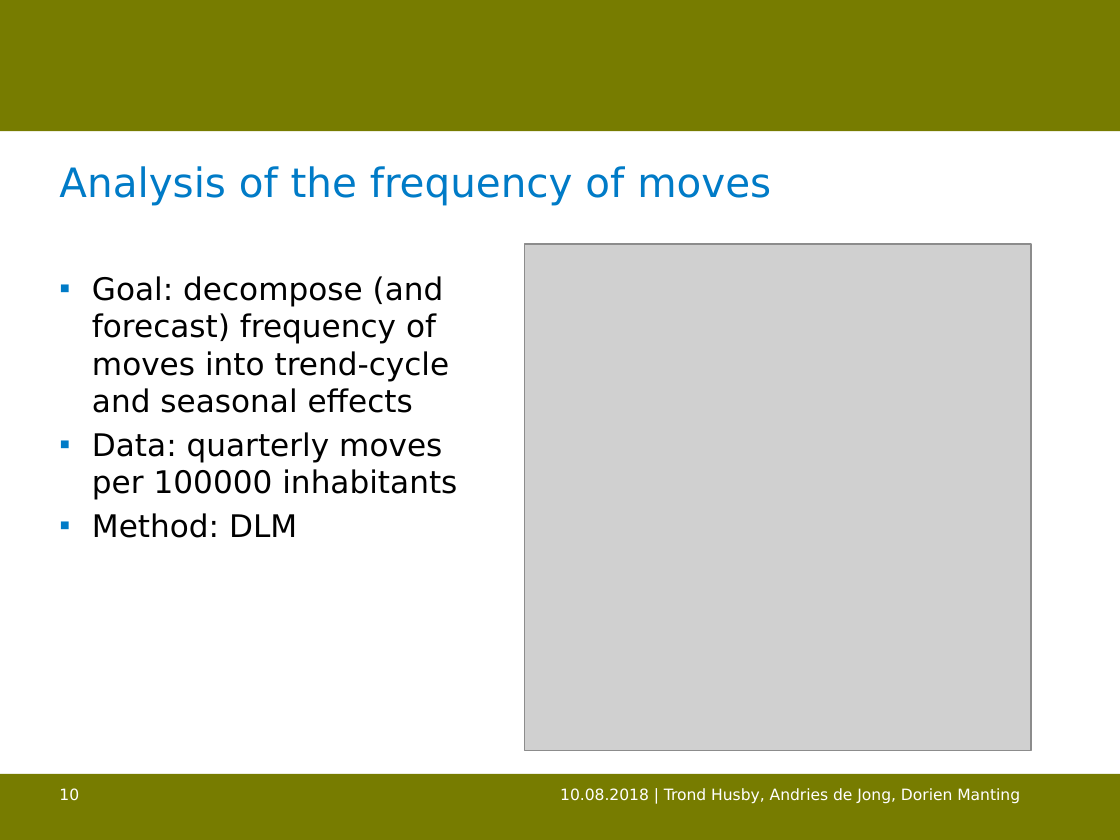
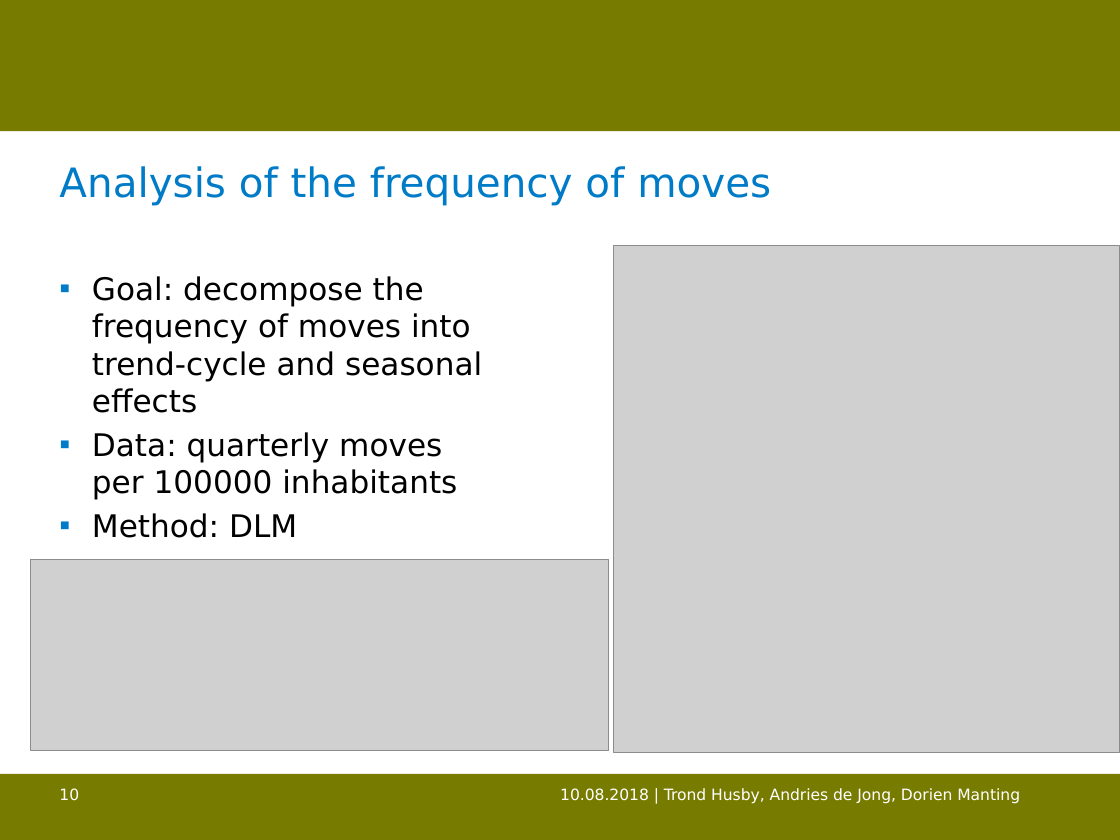
Before and after one commit to trondhusby/mobility_forecast, a slide deck: slide 10 of output/bsps-HUSBY.pptx. Drawn at 1120x840 pixels with LibreOffice and Linux fonts; fonts in the diff are those of the drawing; grey boxes stand for pictures; background and template pictures are left out. Boxes give left, top, right and bottom in pixels: in the first picture for what was removed or moved away, otherwise in the second. Text is boxed around its words. In the diff, an @@ line names an element or a change of style, - is before the commit and + after.

Commit message:
presentation final

```diff
--- a/output/bsps-HUSBY.pptx
+++ b/output/bsps-HUSBY.pptx
@@ picture: place and size @@
-picture at <box>525,244,1032,750</box>
+picture at <box>614,246,1120,753</box>
@@ text at <box>92,276,482,413</box>: text changed @@
-▪ Goal: decompose (and forecast) frequency of moves into trend-cycle and seasonal effects
+▪ Goal: decompose the frequency of moves into trend-cycle and seasonal effects
@@ picture added at <box>31,560,609,750</box> @@
```
Also in this commit, not shown: 2 other slides changed, 1 other file.
